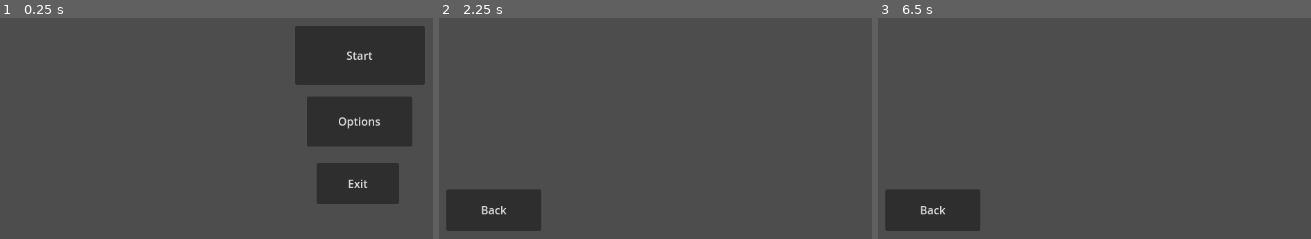
Above: before the commit, frames 1-3 (left to right).
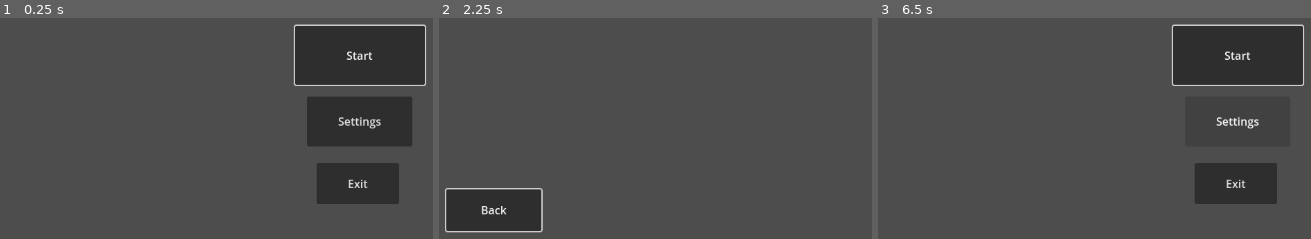
Above: after the commit, the same moments.

Repository: mlhelix/moribunddungeon
Game: Godot game, scene res://Scenes/title_screen.tscn
The game is run twice, just before and just after one commit, with the same random seed, the same clock (stepped at 60 frames per second) and the same inputs.
Inputs (mouse positions are in pixels of both pictures, inside the frame that each line leads up to):
- Up to frame 1 (0.25 s): no input
- Up to frame 2 (2.25 s): click (798, 121) at 0.5 s, where only the run before the commit has a clickable "Options"; click "Back" at 1.25 s; click (798, 121) at 2 s, where only the run after the commit has a clickable "Settings"
- Up to frame 3 (6.5 s): tap Escape at 6.4 s

The runs differ from the first frame. In frame 1, 0.8% of the frame differs, in the area x 67-99%, y 2-51%; in frame 2, 0.6%; in frame 3, 16%, in the area x 1-99%, y 2-97%.

Commit message:
Added Keyboard input

Diff:
--- a/Scenes/options.tscn
+++ b/Scenes/options.tscn
@@ -1,6 +1,7 @@
-[gd_scene load_steps=2 format=3 uid="uid://c07sel17yjtrg"]
+[gd_scene load_steps=3 format=3 uid="uid://c07sel17yjtrg"]
 
 [ext_resource type="Script" uid="uid://bdwfi3sbws13n" path="res://Scripts/options.gd" id="1_prnvy"]
+[ext_resource type="Script" uid="uid://sewb822yy6jd" path="res://Scripts/button_focus.gd" id="2_4tmxy"]
 
 [node name="Options" type="Control"]
 layout_mode = 3
@@ -18,5 +19,6 @@
 offset_right = 185.0
 offset_bottom = 622.0
 text = "Back"
+script = ExtResource("2_4tmxy")
 
 [connection signal="pressed" from="Button" to="." method="_on_button_pressed"]
--- a/Scenes/title_screen.tscn
+++ b/Scenes/title_screen.tscn
@@ -1,6 +1,7 @@
-[gd_scene load_steps=2 format=3 uid="uid://bm5ycbgqhfdub"]
+[gd_scene load_steps=3 format=3 uid="uid://bm5ycbgqhfdub"]
 
 [ext_resource type="Script" uid="uid://c42e40dwdv244" path="res://Scripts/title_screen.gd" id="1_klylv"]
+[ext_resource type="Script" uid="uid://sewb822yy6jd" path="res://Scripts/button_focus.gd" id="2_p3fck"]
 
 [node name="Title Screen" type="Control"]
 layout_mode = 3
@@ -18,14 +19,15 @@
 offset_right = 650.0
 offset_bottom = 411.0
 text = "Start"
+script = ExtResource("2_p3fck")
 
-[node name="Options Button" type="Button" parent="."]
+[node name="Settings Button" type="Button" parent="."]
 layout_mode = 0
 offset_left = 480.0
 offset_top = 428.0
 offset_right = 632.0
 offset_bottom = 500.0
-text = "Options"
+text = "Settings"
 
 [node name="Exit Button" type="Button" parent="."]
 layout_mode = 0
@@ -36,6 +38,5 @@
 text = "Exit"
 
 [connection signal="pressed" from="Start Button" to="." method="_on_start_button_pressed"]
-[connection signal="pressed" from="Options Button" to="." method="_on_options_button_pressed"]
-[connection signal="pressed" from="Options Button" to="." method="_on_button_pressed"]
+[connection signal="pressed" from="Settings Button" to="." method="_on_settings_button_pressed"]
 [connection signal="pressed" from="Exit Button" to="." method="_on_exit_button_pressed"]
--- /dev/null
+++ b/Scenes/transition.tscn
@@ -0,0 +1,75 @@
+[gd_scene load_steps=6 format=3 uid="uid://ciycgts2bv21b"]
+
+[ext_resource type="Script" uid="uid://doamiec67vr8r" path="res://Scripts/transition.gd" id="1_jnsx0"]
+
+[sub_resource type="Animation" id="Animation_jnsx0"]
+resource_name = "fade_to_black"
+tracks/0/type = "value"
+tracks/0/imported = false
+tracks/0/enabled = true
+tracks/0/path = NodePath("ColorRect:color")
+tracks/0/interp = 1
+tracks/0/loop_wrap = true
+tracks/0/keys = {
+"times": PackedFloat32Array(0, 0.3),
+"transitions": PackedFloat32Array(1, 1),
+"update": 0,
+"values": [Color(0, 0, 0, 0), Color(0, 0, 0, 1)]
+}
+
+[sub_resource type="Animation" id="Animation_ah04o"]
+length = 0.001
+tracks/0/type = "value"
+tracks/0/imported = false
+tracks/0/enabled = true
+tracks/0/path = NodePath("ColorRect:color")
+tracks/0/interp = 1
+tracks/0/loop_wrap = true
+tracks/0/keys = {
+"times": PackedFloat32Array(0),
+"transitions": PackedFloat32Array(1),
+"update": 0,
+"values": [Color(0, 0, 0, 0)]
+}
+
+[sub_resource type="Animation" id="Animation_vlteq"]
+resource_name = "fade_to_scene"
+tracks/0/type = "value"
+tracks/0/imported = false
+tracks/0/enabled = true
+tracks/0/path = NodePath("ColorRect:color")
+tracks/0/interp = 1
+tracks/0/loop_wrap = true
+tracks/0/keys = {
+"times": PackedFloat32Array(0, 0.3),
+"transitions": PackedFloat32Array(1, 1),
+"update": 0,
+"values": [Color(0, 0, 0, 1), Color(0, 0, 0, 0)]
+}
+
+[sub_resource type="AnimationLibrary" id="AnimationLibrary_3nmoj"]
+_data = {
+&"RESET": SubResource("Animation_ah04o"),
+&"fade_to_black": SubResource("Animation_jnsx0"),
+&"fade_to_scene": SubResource("Animation_vlteq")
+}
+
+[node name="Transition" type="Node2D"]
+top_level = true
+script = ExtResource("1_jnsx0")
+
+[node name="ColorRect" type="ColorRect" parent="."]
+anchors_preset = 15
+anchor_right = 1.0
+anchor_bottom = 1.0
+offset_right = 1155.0
+offset_bottom = 658.0
+grow_horizontal = 2
+grow_vertical = 2
+mouse_filter = 2
+color = Color(0, 0, 0, 0)
+
+[node name="AnimationPlayer" type="AnimationPlayer" parent="."]
+libraries = {
+&"": SubResource("AnimationLibrary_3nmoj")
+}
--- /dev/null
+++ b/Scripts/button_focus.gd
@@ -0,0 +1,6 @@
+extends Button
+
+# Called when the node enters the scene tree for the first time.
+func _ready() -> void:
+	grab_focus()
+	pass # Replace with function body.
--- a/Scripts/options.gd
+++ b/Scripts/options.gd
@@ -1,7 +1,9 @@
 extends Control
 
-
-
+func _process(delta):
+	if Input.is_key_pressed(KEY_ESCAPE):
+		get_tree().change_scene_to_file("res://Scenes/title_screen.tscn")
+	pass
 
 func _on_button_pressed() -> void:
 	get_tree().change_scene_to_file("res://Scenes/title_screen.tscn")
--- a/Scripts/title_screen.gd
+++ b/Scripts/title_screen.gd
@@ -1,17 +1,12 @@
 extends Control
-
 
 func _on_start_button_pressed() -> void:
 	#get_tree().change_scene_to_file()
 	pass # Replace with function body.
 
-
-
-func _on_options_button_pressed() -> void:
+func _on_settings_button_pressed() -> void:
 	get_tree().change_scene_to_file("res://Scenes/options.tscn")
 	pass # Replace with function body.
-
-
 
 func _on_exit_button_pressed() -> void:
 	get_tree().quit()
--- /dev/null
+++ b/Scripts/transition.gd
@@ -0,0 +1,7 @@
+extends Node2D
+@onready var color_rect: ColorRect = $ColorRect
+
+# Called when the node enters the scene tree for the first time.
+func _ready() -> void:
+	color_rect.color.a = 0.0
+	pass # Replace with function body.
--- a/project.godot
+++ b/project.godot
@@ -14,3 +14,20 @@
 run/main_scene="uid://bm5ycbgqhfdub"
 config/features=PackedStringArray("4.5", "Forward Plus")
 config/icon="res://icon.svg"
+
+[input]
+
+ui_left={
+"deadzone": 0.5,
+"events": [Object(InputEventKey,"resource_local_to_scene":false,"resource_name":"","device":0,"window_id":0,"alt_pressed":false,"shift_pressed":false,"ctrl_pressed":false,"meta_pressed":false,"pressed":false,"keycode":4194319,"physical_keycode":0,"key_label":0,"unicode":0,"location":0,"echo":false,"script":null)
+, Object(InputEventJoypadButton,"resource_local_to_scene":false,"resource_name":"","device":0,"button_index":13,"pressure":0.0,"pressed":false,"script":null)
+, Object(InputEventJoypadMotion,"resource_local_to_scene":false,"resource_name":"","device":0,"axis":0,"axis_value":-1.0,"script":null)
+]
+}
+ui_right={
+"deadzone": 0.5,
+"events": [Object(InputEventKey,"resource_local_to_scene":false,"resource_name":"","device":0,"window_id":0,"alt_pressed":false,"shift_pressed":false,"ctrl_pressed":false,"meta_pressed":false,"pressed":false,"keycode":4194321,"physical_keycode":0,"key_label":0,"unicode":0,"location":0,"echo":false,"script":null)
+, Object(InputEventJoypadButton,"resource_local_to_scene":false,"resource_name":"","device":0,"button_index":14,"pressure":0.0,"pressed":false,"script":null)
+, Object(InputEventJoypadMotion,"resource_local_to_scene":false,"resource_name":"","device":0,"axis":0,"axis_value":1.0,"script":null)
+]
+}
Not shown, added: Scripts/button_focus.gd.uid
Not shown, added: Scripts/transition.gd.uid
